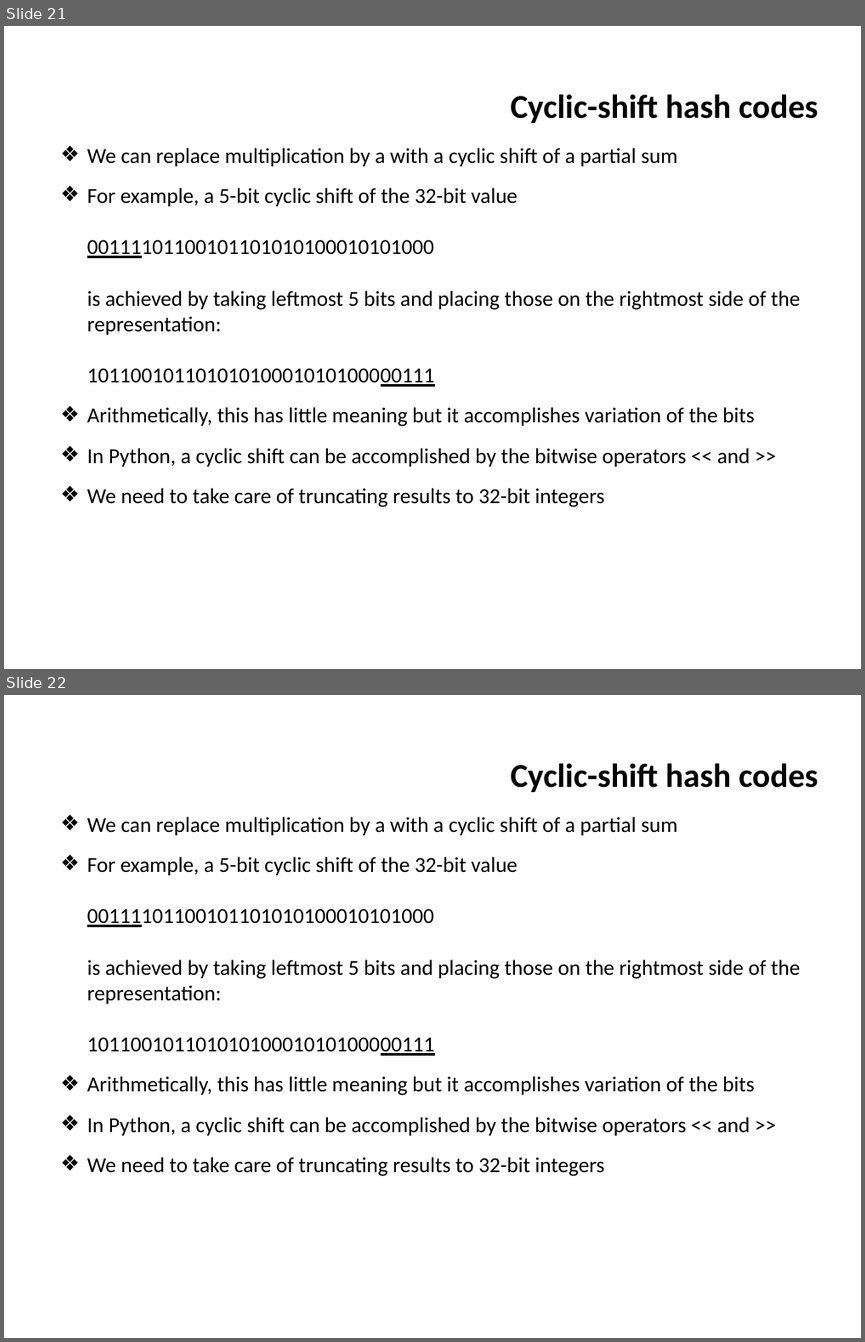
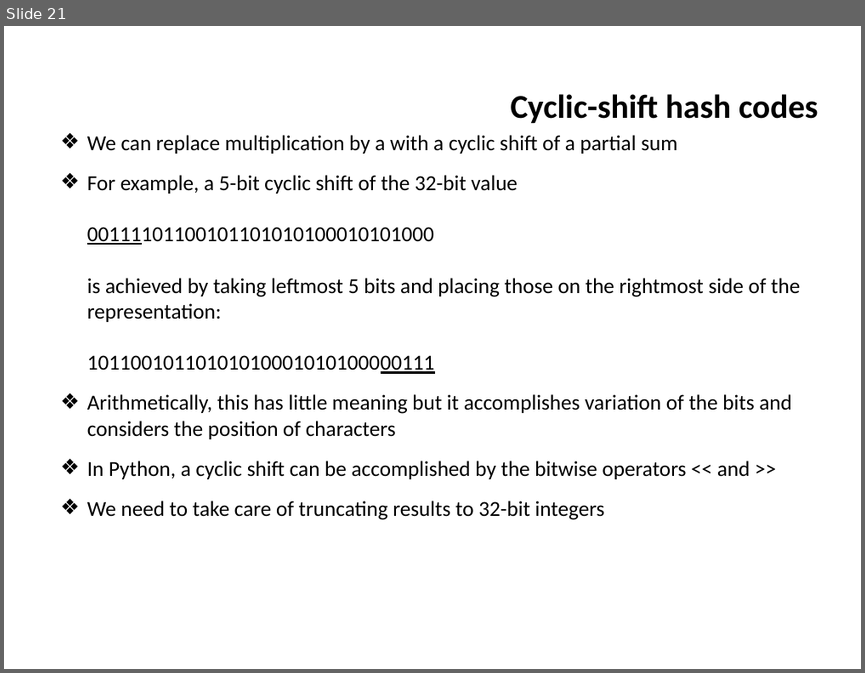
Before and after one commit to ifromm/dsa, a slide deck: slides/unit_5_hashtables.pptx. Shown one above the other, each under a label of ours: slides 21 and 22 before the commit, slide 21 after it. The pictures are 865x1342 and 865x673 pixels, drawn with LibreOffice and Linux fonts; fonts in the diff are those of the drawing; background and template pictures are left out. Boxes give left, top, right and bottom in pixels: in the first picture for what was removed or moved away, otherwise in the second. Text is boxed around its words. In the diff, an @@ line names an element or a change of style, - is before the commit and + after.

```diff
--- a/slides/unit_5_hashtables.pptx
+++ b/slides/unit_5_hashtables.pptx
@@ slide 22 removed at bbox=[4, 695, 861, 1338], background picture (left out); not listed: 1 template element that a slide beside it also shows @@
@@ title removed at bbox=[511, 763, 818, 792] @@
-Cyclic-shift hash codes
@@ text removed at bbox=[87, 817, 800, 1176] @@
-❖ We can replace multiplication by a with a cyclic shift of a partial sum
-❖ For example, a 5-bit cyclic shift of the 32-bit value
-  00111101100101101010100010101000
-  is achieved by taking leftmost 5 bits and placing those on the rightmost side of the representation:
-  10110010110101010001010100000111
-❖ Arithmetically, this has little meaning but it accomplishes variation of the bits
-❖ In Python, a cyclic shift can be accomplished by the bitwise operators << and >>
-❖ We need to take care of truncating results to 32-bit integers
@@ slide 21 changed as well @@
@@ text at bbox=[87, 394, 792, 439]: text changed @@
-❖ Arithmetically, this has little meaning but it accomplishes variation of the bits
+❖ Arithmetically, this has little meaning but it accomplishes variation of the bits and considers the position of characters
```
Also in this commit, not shown: 12 other slides changed, 2 other slides removed, 1 other file.
